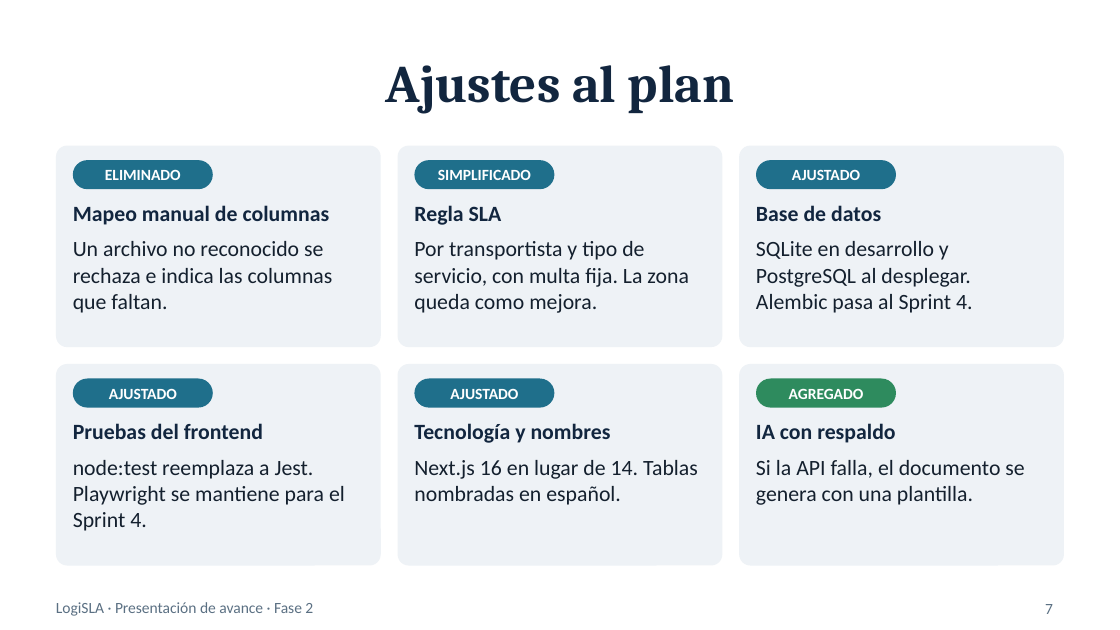
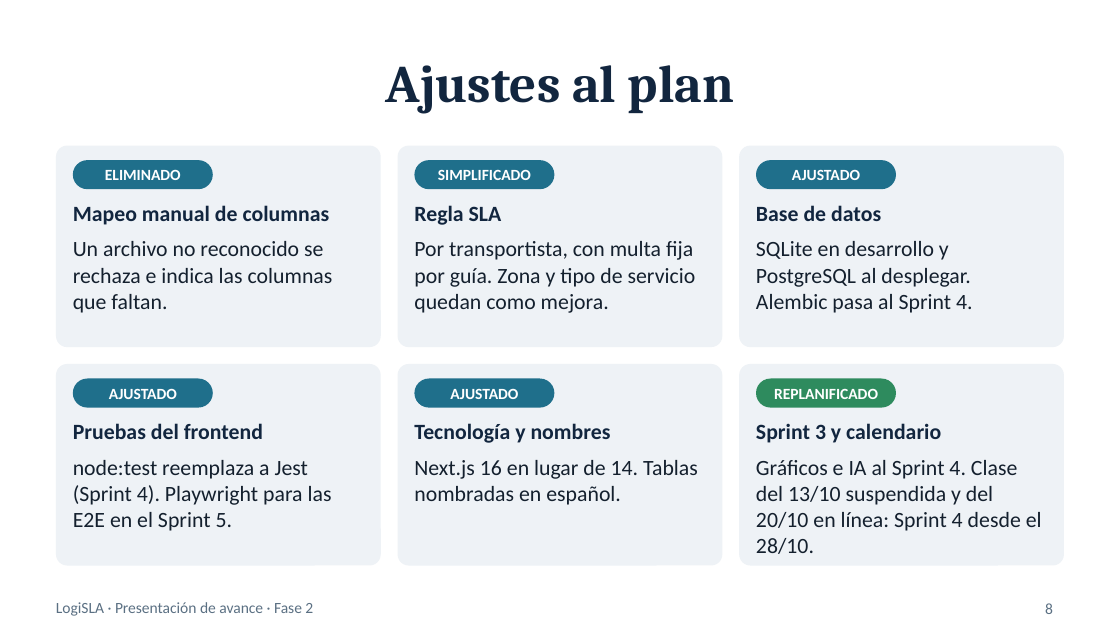
Before and after one commit to seba038duoc/LogiSLA_Capstone, a slide deck: slide 8 of Fase 2/Evidencias Proyecto/Presentación Proyecto.pptx (slide 7 before the commit). Drawn at 1120x630 pixels with LibreOffice and Linux fonts; fonts in the diff are those of the drawing. Boxes give left, top, right and bottom in pixels: in the first picture for what was removed or moved away, otherwise in the second. Text is boxed around its words. In the diff, an @@ line names an element or a change of style, - is before the commit and + after.

```diff
--- a/Fase 2/Evidencias Proyecto/Presentación Proyecto.pptx
+++ b/Fase 2/Evidencias Proyecto/Presentación Proyecto.pptx
@@ text at [414,241,696,313]: text changed @@
-Por transportista y tipo de servicio, con multa fija. La zona queda como mejora.
+Por transportista, con multa fija por guía. Zona y tipo de servicio quedan como mejora.
@@ text at [774,389,878,399]: text changed @@
-AGREGADO
+REPLANIFICADO
@@ text at [756,423,941,443]: text changed @@
-IA con respaldo
+Sprint 3 y calendario
@@ text at [73,460,332,531]: text changed @@
-node:test reemplaza a Jest. Playwright se mantiene para el Sprint 4.
+node:test reemplaza a Jest (Sprint 4). Playwright para las E2E en el Sprint 5.
@@ text at [756,460,1042,554]: text changed @@
-Si la API falla, el documento se genera con una plantilla.
+Gráficos e IA al Sprint 4. Clase del 13/10 suspendida y del 20/10 en línea: Sprint 4 desde el 28/10.
@@ page number at [1045,603,1053,614]: text changed @@
-7
+8
```
Also in this commit, not shown: 7 other slides changed, 1 slide added, 30 other files.
